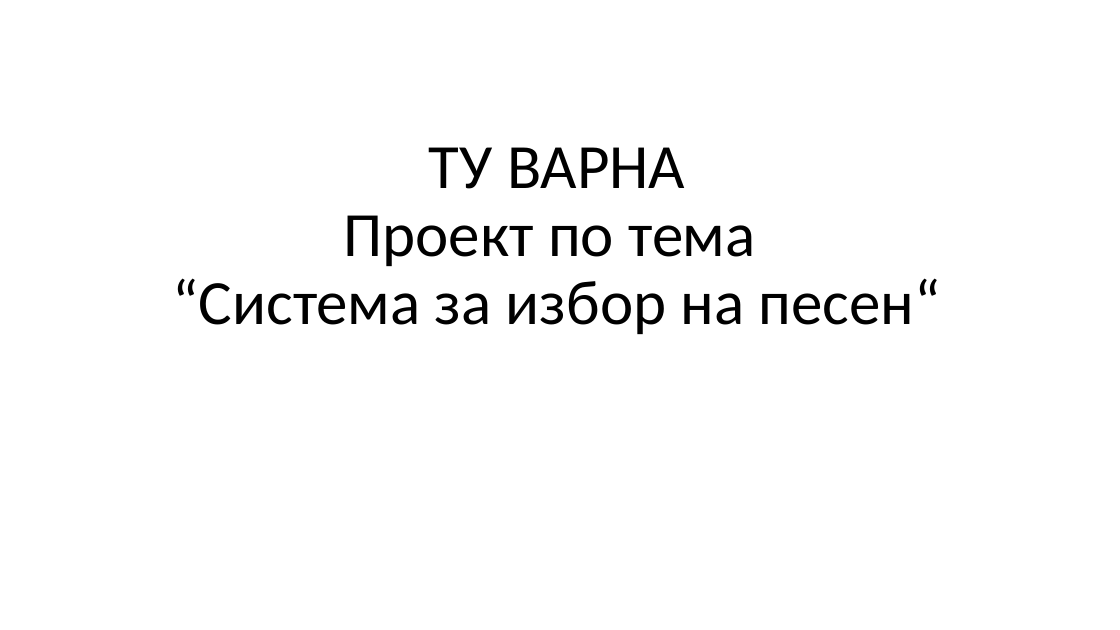
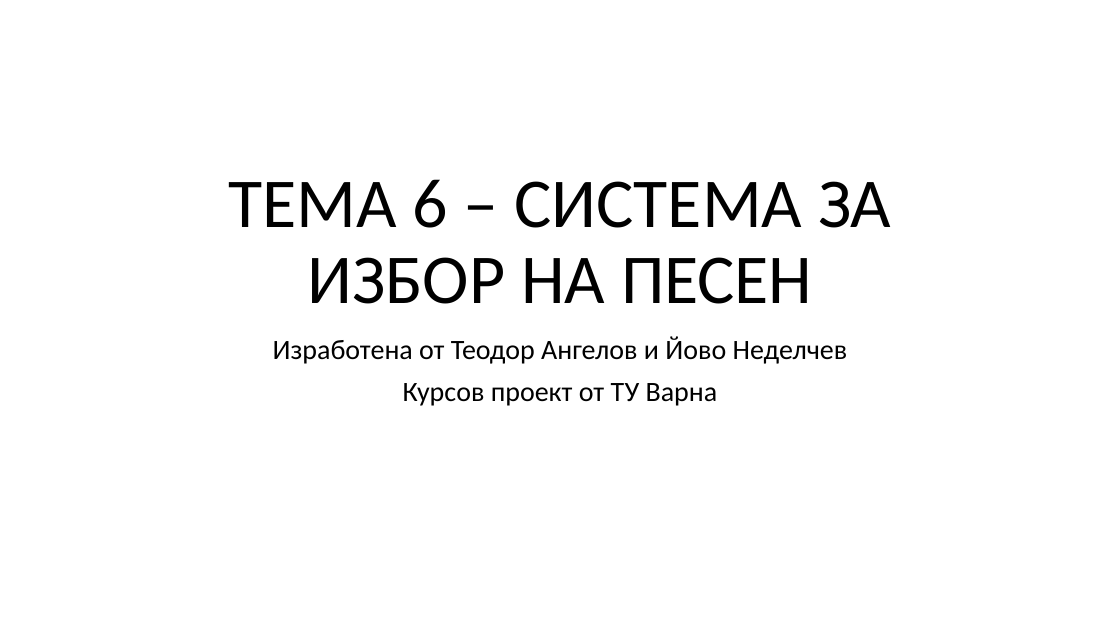
Before and after one commit to YovoTWW/MusicAppRepository, a slide deck: slide 1 of ТУ ВАРНА Music App Presentation.pptx. Drawn at 1120x630 pixels with LibreOffice and Linux fonts; fonts in the diff are those of the drawing. Boxes give left, top, right and bottom in pixels: in the first picture for what was removed or moved away, otherwise in the second. Text is boxed around its words. In the diff, an @@ line names an element or a change of style, - is before the commit and + after.

```diff
--- a/ТУ ВАРНА Music App Presentation.pptx
+++ b/ТУ ВАРНА Music App Presentation.pptx
@@ title at [228,179,891,304]: text changed; size 54 to 60 pt @@
-ТУ ВАРНА
-Проект по тема
-“Система за избор на песен“
+ТЕМА 6 – СИСТЕМА ЗА ИЗБОР НА ПЕСЕН
@@ subtitle added at [273,336,848,406], 24 pt, text #000000 @@
+Изработена от Теодор Ангелов и Йово Неделчев
+Курсов проект от ТУ Варна
```
Also in this commit, not shown: 8 other slides changed, 3 slides added, 1 slide removed, 1 other file.
